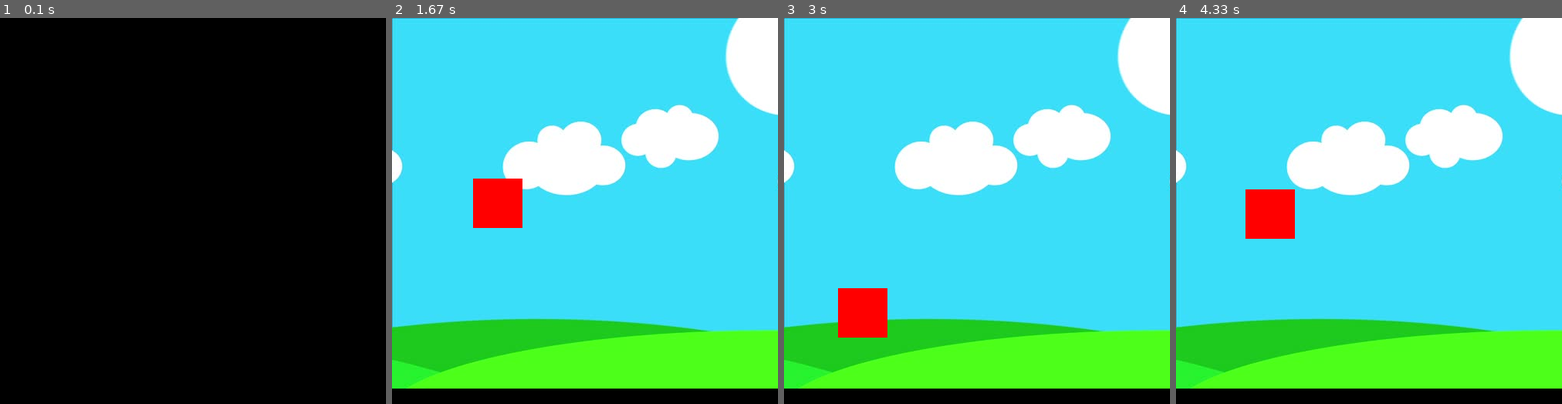
Above: before the commit, frames 1-4 (left to right).
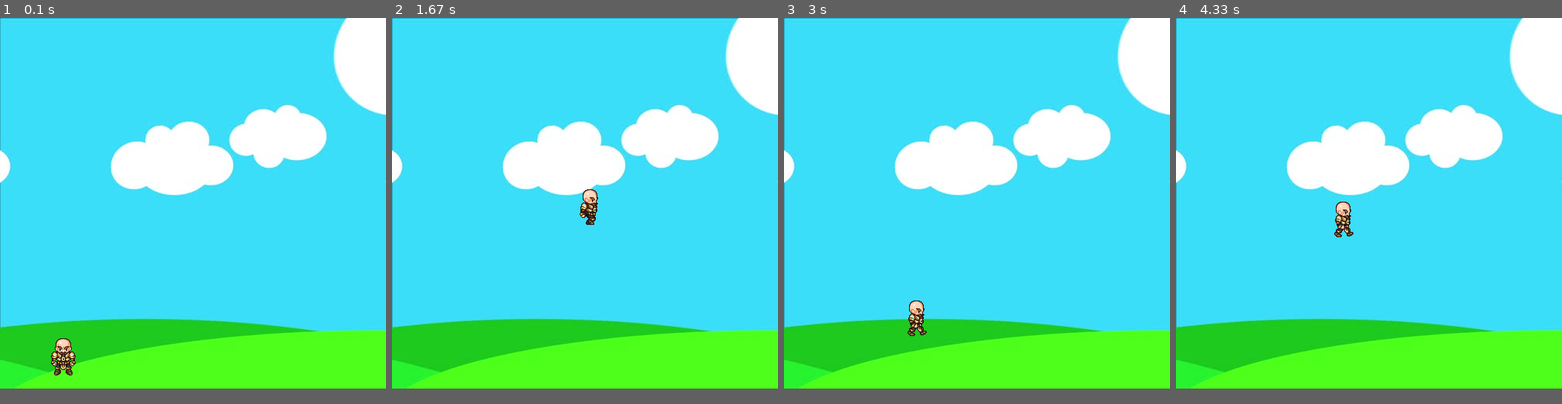
Above: after the commit, the same moments.

Repository: RobertNeuzil/game
Game: pygame game, started from game.py
Two runs of this game, one before a commit and one after it. Both use one fixed random seed, a clock stepped at 60 frames per second and the inputs below.
Inputs:
- Up to frame 1 (0.1 s): no input
- Up to frame 2 (1.67 s): hold Space 0.33-0.8 s; hold Right 0.33-0.8 s; hold Right 0.83-1.3 s; tap Space at 0.9, 1.2, 1.4 s; hold Right from 1.33 s (still down)
- Up to frame 3 (3 s): tap Space at 1.7, 1.9, 2.2, 2.47, 2.77, 2.9 s; release Right at 1.8 s; hold Left 1.83-2.37 s; hold Left 2.4-2.8 s; hold Right from 2.83 s (still down)
- Up to frame 4 (4.33 s): tap Space at 3.2, 3.57, 3.87, 4.07 s; release Right at 3.47 s; hold Left 3.5-3.97 s; hold Right from 4 s (still down)
The window is 500x500 before the commit and 500x480 after it. Grey fills any space a smaller window leaves; there, only what the larger window draws over its background counts as a difference.

The runs differ from the first frame. In frame 1, 96% of the frame differs, in the area x 0-100%, y 0-96%; in frame 2, 2.0%; in frame 3, 2.0%; in frame 4, 2.0%.

Commit message:
characters drawn

Diff:
--- a/game.py
+++ b/game.py
@@ -12,14 +12,14 @@
 bg = pygame.image.load('bg.jpg')
 char = pygame.image.load('standing.png')
 
-
+clock = pygame.time.Clock()
 
 x = 50
 y = 400
 velocity = 5 # velocity will be subtracted/added/multiplied/divided from character to make it move places on screen
 
 SURF_WIDTH = 500     # easier to change later if in variables
-SURF_HEIGHT = 500	# easier to change later if in variables
+SURF_HEIGHT = 480	# easier to change later if in variables
 
 CHAR_WIDTH = 64
 CHAR_HEIGHT = 64
@@ -40,7 +40,16 @@
 	global walkCount
 
 	window.blit(bg, (0,0))
-	pygame.draw.rect(window, RED_RGB, (x, y, CHAR_WIDTH, CHAR_HEIGHT) ) #creates my rectangle
+	if walkCount + 1 >= 27:
+		walkCount = 0
+	if left:
+		window.blit(walkLeft[walkCount//3], (x, y))
+		walkCount += 1
+	elif right:
+		window.blit(walkRight[walkCount//3], (x, y))
+		walkCount += 1
+	else:
+		window.blit(char, (x, y))
 	pygame.display.update() # refreshed the game
 
 
@@ -48,7 +57,7 @@
 
 run = True
 while run:   #main game loop
-	pygame.time.delay(100) # delay in miliseconds
+	clock.tick(27)
 
 	for event in pygame.event.get(): #loops through every event to see if the have or haven't happened
 		if event.type == pygame.QUIT: #if you click the x, run is assigned False
@@ -58,12 +67,24 @@
 
 	if keys[pygame.K_LEFT] and x > 0:
 		x -= velocity
-	if keys[pygame.K_RIGHT] and x < SURF_WIDTH - CHAR_WIDTH:
+		left = True
+		right = False
+	elif keys[pygame.K_RIGHT] and x < SURF_WIDTH - CHAR_WIDTH:
 		x += velocity
+		left = False
+		right = True
+	else:
+		right = False
+		left = False
+		walkCount = 0
+
 	if not (isJump):  # WHILE NOT JUMPING, DO THIS
 
 		if keys[pygame.K_SPACE]:
 			isJump = True
+			right = False
+			left = False
+			walkCount = 0
 	else:  # While jumping, do this
 		if jumpCount >= -10:
 			neg = 1
